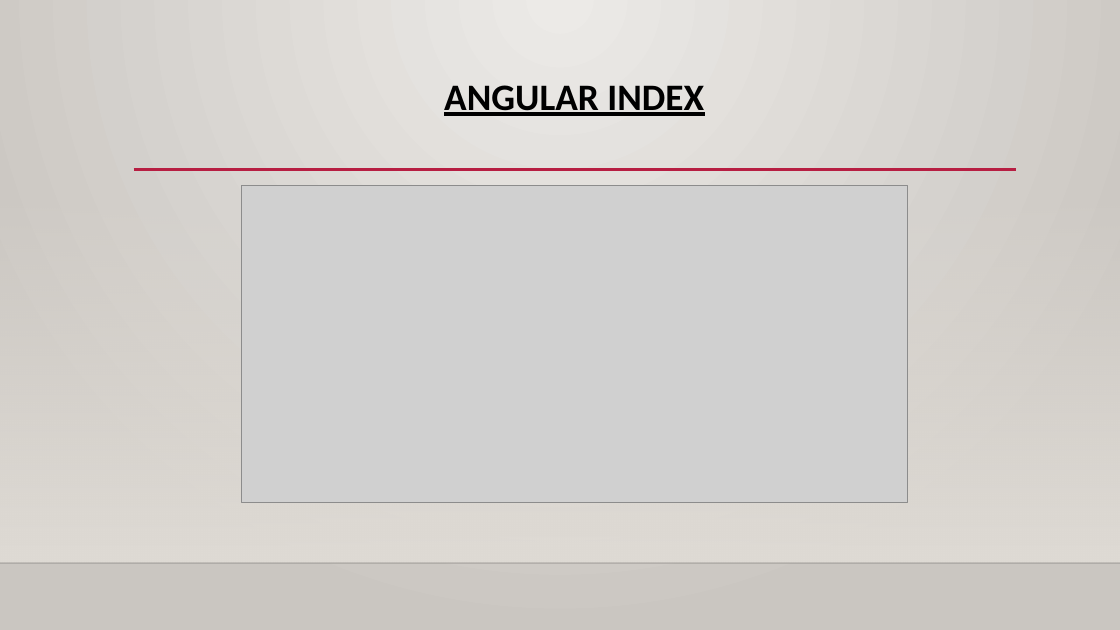
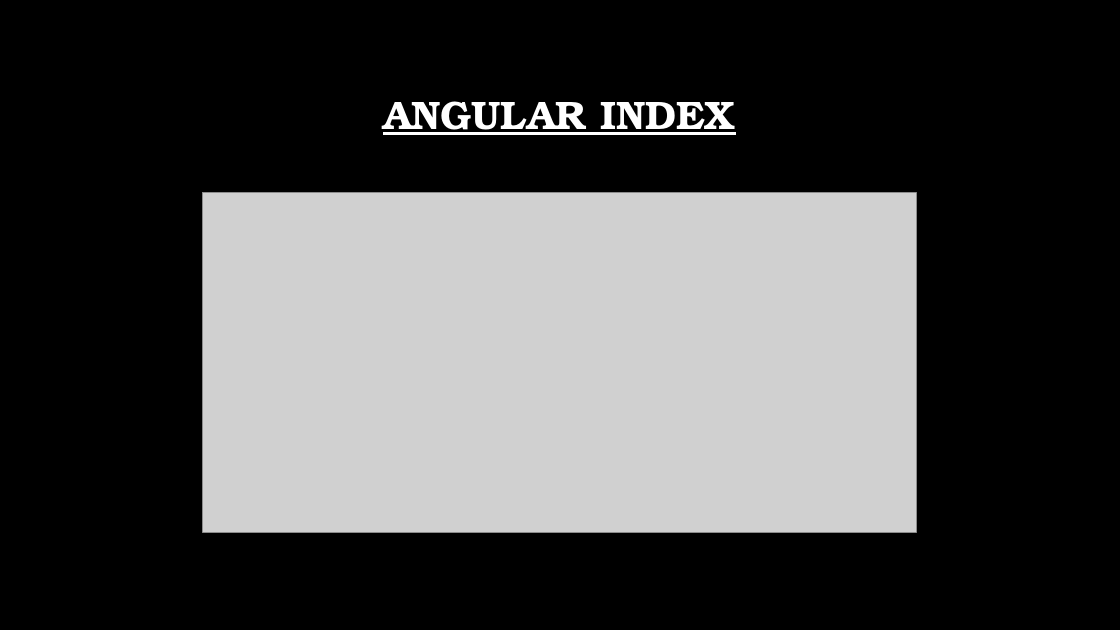
Before and after one commit to tpayne3191/MVP, a slide deck: slide 5 of Res/Capstone_Presentation.pptx (slide 4 before the commit). Drawn at 1120x630 pixels with LibreOffice and Linux fonts; fonts in the diff are those of the drawing; grey boxes stand for pictures; background and template pictures are left out. Boxes give left, top, right and bottom in pixels: in the first picture for what was removed or moved away, otherwise in the second. Text is boxed around its words. In the diff, an @@ line names an element or a change of style, - is before the commit and + after.

Commit message:
PP updated to match the theme better

```diff
--- a/Res/Capstone_Presentation.pptx
+++ b/Res/Capstone_Presentation.pptx
@@ background gradient #ECEAE7 to #CAC7C1 to picture (left out) @@
@@ title "ANGULAR INDEX": place and size @@
-title "ANGULAR INDEX" at (444,85,704,116)
+title "ANGULAR INDEX" at (383,101,735,135)
@@ title "ANGULAR INDEX" at (383,101,735,135): size 32 to 34 pt, font Calibri to TeX Gyre Bonum, text colour #000000 to #FFFFFF; vertical alignment top to middle @@
@@ line removed from (134, 170) to (1017, 170) @@
@@ rectangle removed at (0,186,1120,563) @@
@@ picture: place and size @@
-picture at (242,185,908,502)
+picture at (203,192,917,532)
@@ line removed from (0, 563) to (1120, 563) @@
```
Also in this commit, not shown: 9 other slides changed, 1 slide added.
